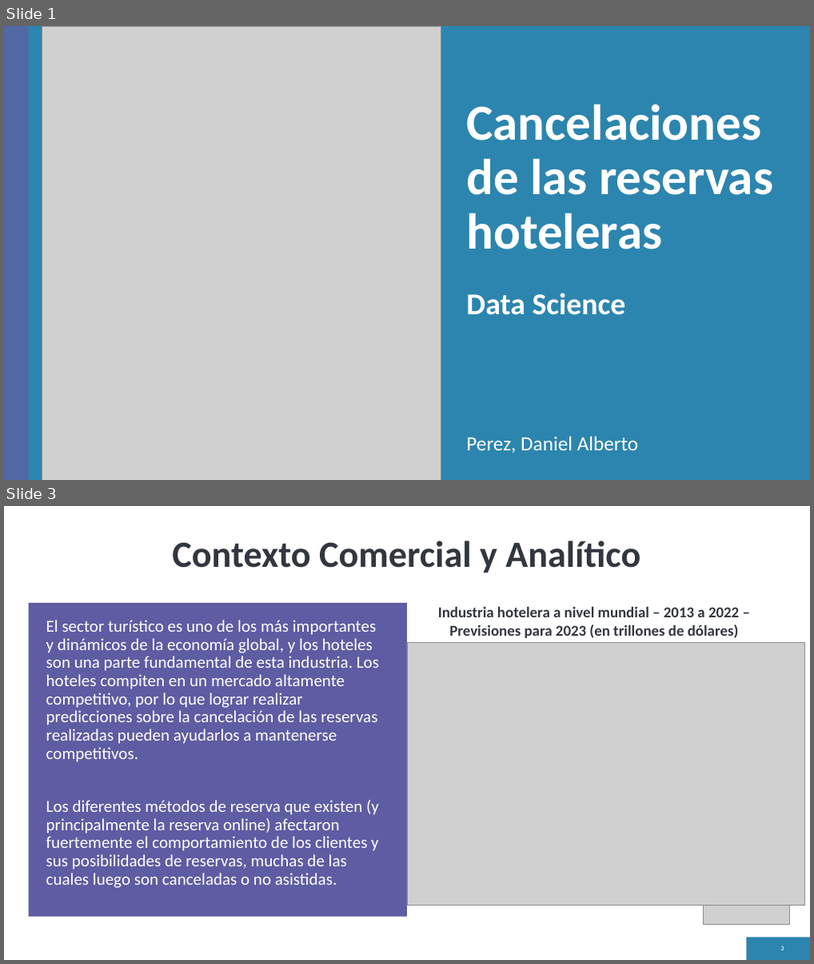
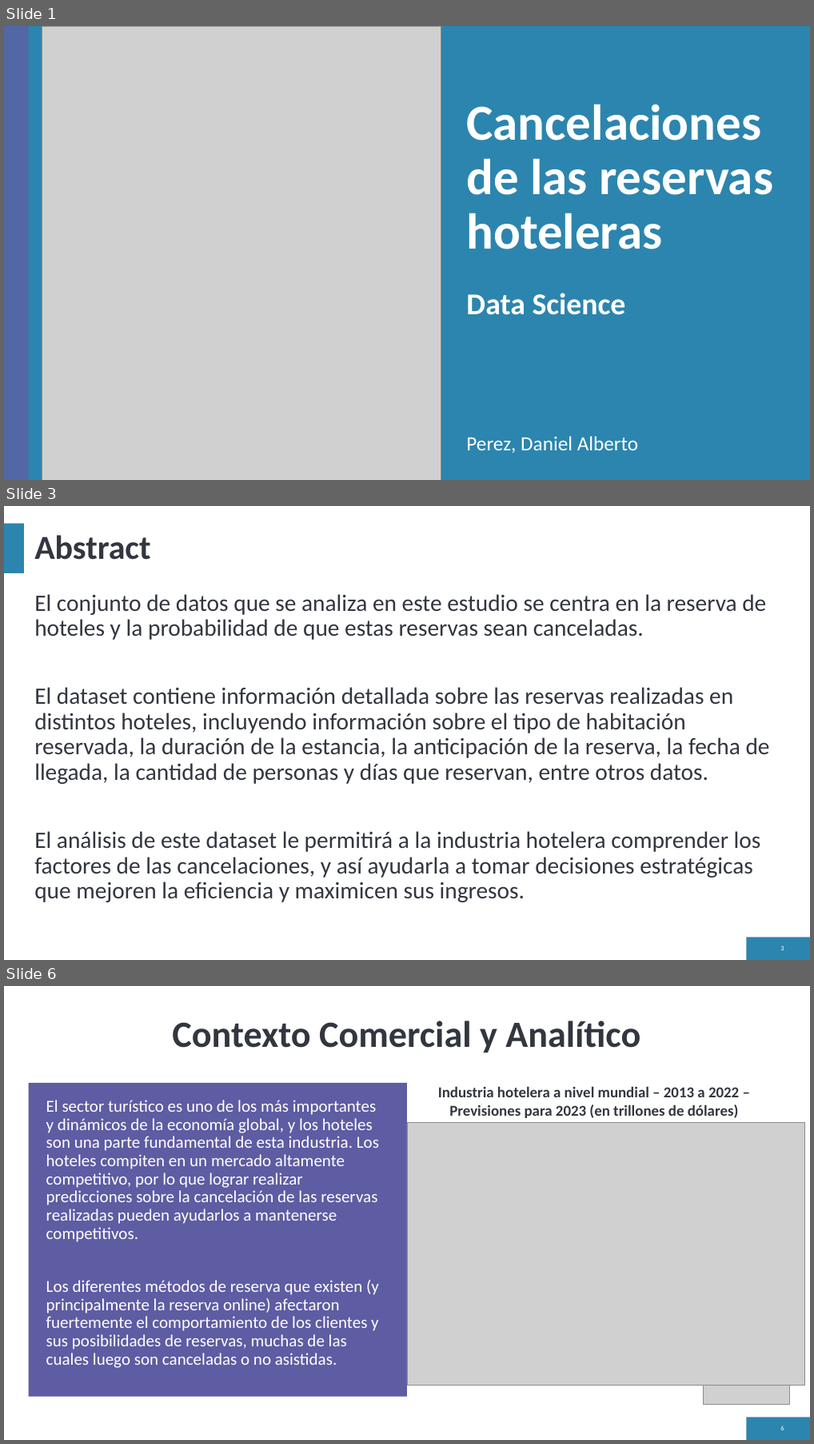
Before and after one commit to daniperez92/Data_Science, a slide deck: Desafío - Clase 36/Presentación_CancelaciónDeReservas.pptx. Shown one above the other, each under a label of ours: slides 1 and 3 before the commit, slides 1, 3 and 6 after it; the slides between them are not shown. The pictures are 814x964 and 814x1444 pixels, drawn with LibreOffice and Linux fonts; fonts in the diff are those of the drawing; grey boxes stand for pictures. Boxes give left, top, right and bottom in pixels: in the first picture for what was removed or moved away, otherwise in the second. Text is boxed around its words. In the diff, an @@ line names an element or a change of style, - is before the commit and + after.

Commit message:
Segunda Entrega Proyecto Final

```diff
--- a/Desafío - Clase 36/Presentación_CancelaciónDeReservas.pptx
+++ b/Desafío - Clase 36/Presentación_CancelaciónDeReservas.pptx
@@ slide 3 added at (4,506,810,960), background #FFFFFF; not listed: 2 template elements that a slide beside it also shows @@
@@ title added at (34,535,150,560), 40 pt, text #32363F, bold @@
+Abstract
@@ text added at (34,594,770,902), 28 pt, text #32363F @@
+El conjunto de datos que se analiza en este estudio se centra en la reserva de hoteles y la probabilidad de que estas reservas sean canceladas.
+El dataset contiene información detallada sobre las reservas realizadas en distintos hoteles, incluyendo información sobre el tipo de habitación reservada, la duración de la estancia, la anticipación de la reserva, la fecha de llegada, la cantidad de personas y días que reservan, entre otros datos.
+El análisis de este dataset le permitirá a la industria hotelera comprender los factores de las cancelaciones, y así ayudarla a tomar decisiones estratégicas que mejoren la eficiencia y maximicen sus ingresos.
@@ page number added at (781,945,784,950), 8 pt, text #FFFFFF @@
+3
@@ what was slide 3 is now slide 6 @@
```
Also in this commit, not shown: 1 slide changed, 2 other slides added, 3 other files.
